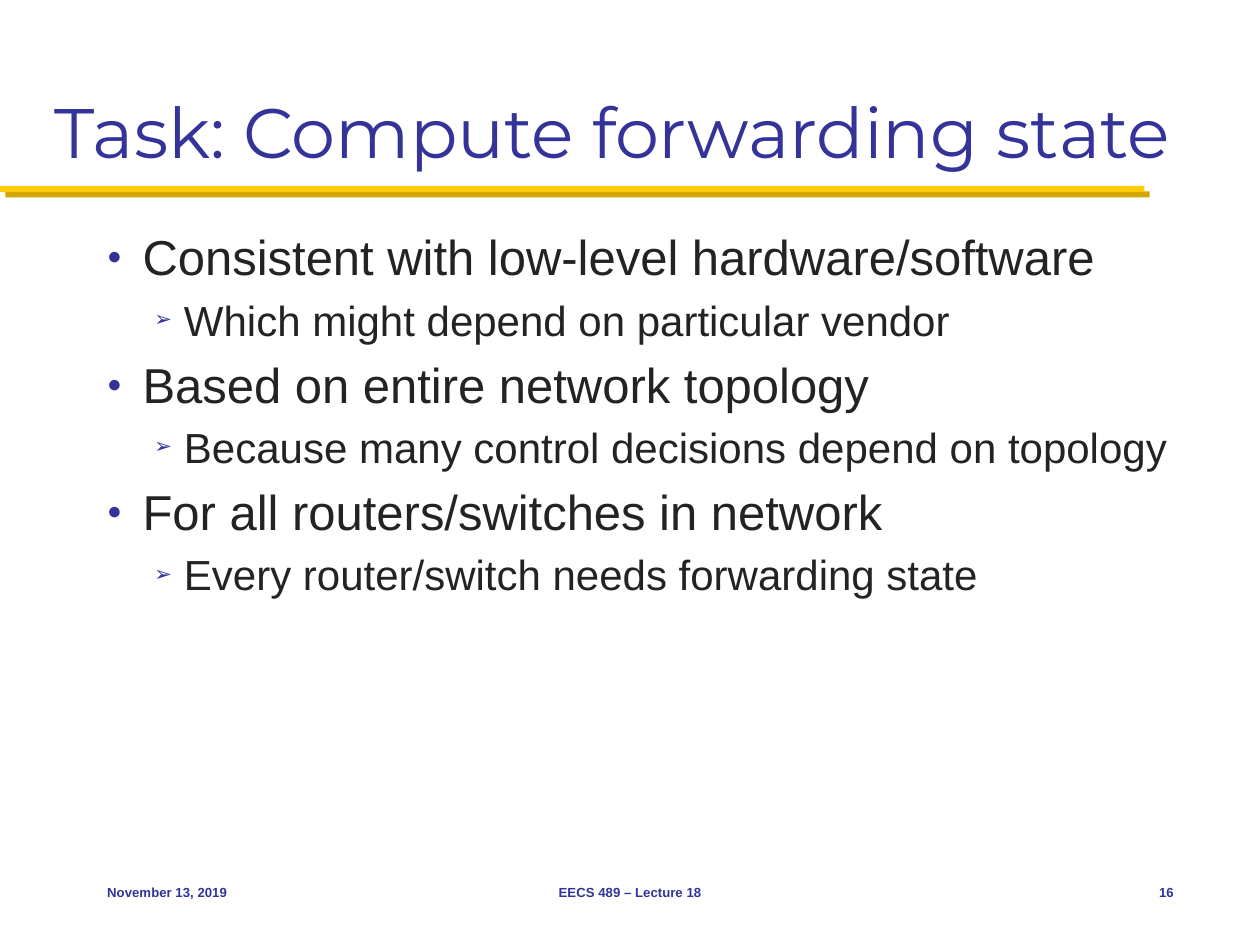
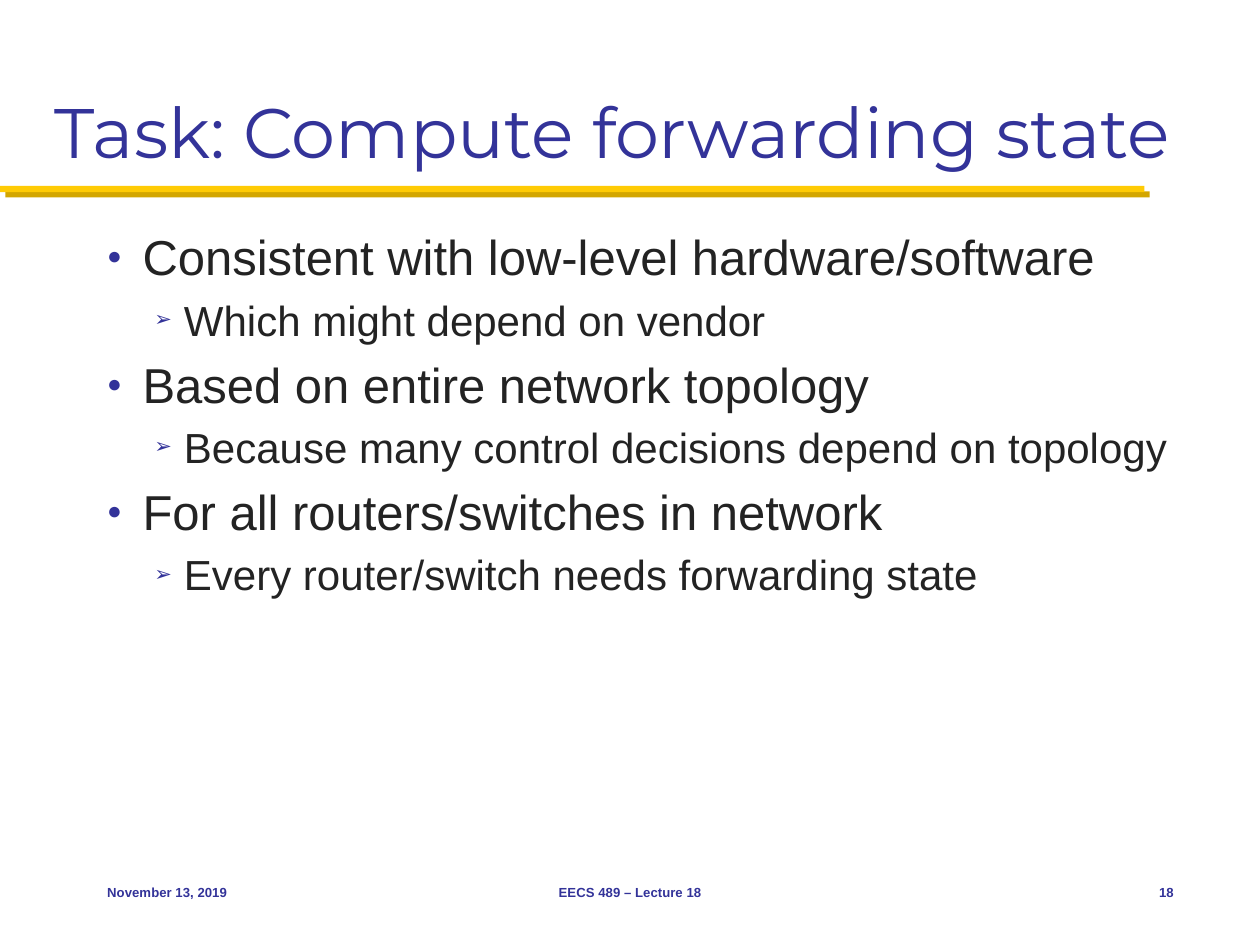
Before and after one commit to mosharaf/eecs489, a slide deck: slide 18 of Slides/111319.pptx (slide 16 before the commit). Drawn at 1260x945 pixels with LibreOffice and Linux fonts; fonts in the diff are those of the drawing. Boxes give left, top, right and bottom in pixels: in the first picture for what was removed or moved away, otherwise in the second. Text is boxed around its words. In the diff, an @@ line names an element or a change of style, - is before the commit and + after.

```diff
--- a/Slides/111319.pptx
+++ b/Slides/111319.pptx
@@ text at <box>184,305,765,344</box>: text changed @@
-  ➢ Which might depend on particular vendor
+  ➢ Which might depend on vendor
```
Also in this commit, not shown: 4 other slides changed, 2 slides added.
